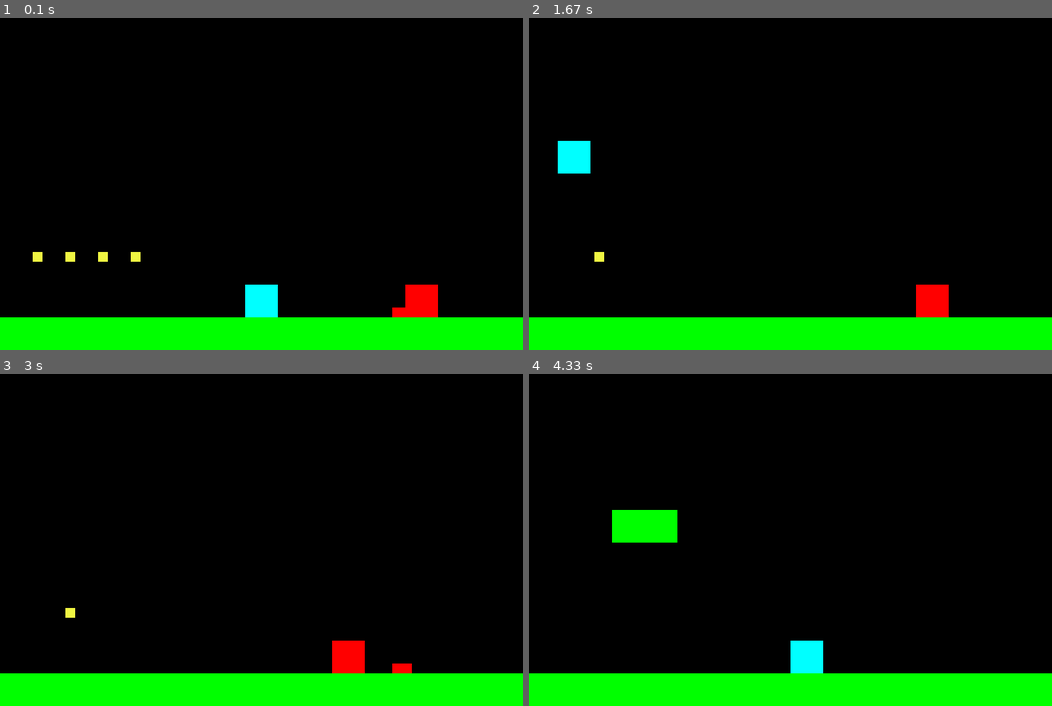
Above: before the commit, frames 1-4 (two rows, left to right).
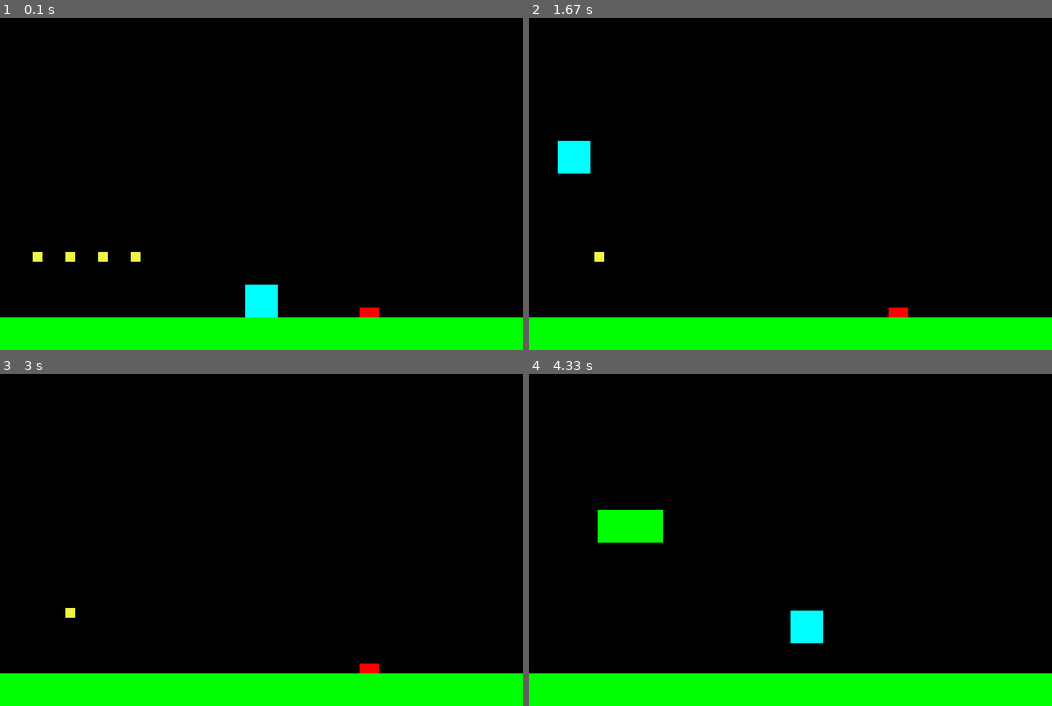
Above: after the commit, the same moments.

Repository: Rundumu/pygame-sonic-clone
Game: pygame game, started from main.py
The game is run twice, just before and just after one commit, with the same random seed, the same clock (stepped at 60 frames per second) and the same inputs.
Inputs:
- Up to frame 1 (0.1 s): no input
- Up to frame 2 (1.67 s): hold Left 0.33-0.87 s; hold Left 0.9-1.3 s; hold Up from 1.33 s (still down)
- Up to frame 3 (3 s): release Up at 1.7 s; hold Right 1.73-2.37 s; hold Left 2.4-2.87 s; hold Right from 2.9 s (still down)
- Up to frame 4 (4.33 s): release Right at 3.37 s; hold Right 3.73-4.2 s; hold Left from 4.23 s (still down)

The runs differ from the first frame. In frame 1, 0.8% of the frame differs, in the area x 68-84%, y 80-91%; in frame 2, 0.7%; in frame 3, 0.8%; in frame 4, 1.7%, in the area x 13-57%, y 40-91%.

Commit message:
started on enemy logic

Diff:
--- a/main.py
+++ b/main.py
@@ -61,12 +61,12 @@
 ramps.add(ramp)
 
 # spikes
-spike = Spike(600, HEIGHT - 65)
+spike = Spike(550, HEIGHT - 65)
 spikes = pygame.sprite.Group()
 spikes.add(spike)
 
 # enemies
-enemy = Enemies(600, HEIGHT - 100)
+enemy = Enemies(1200, HEIGHT - 100)
 enemies = pygame.sprite.Group()
 enemies.add(enemy)
 
@@ -210,8 +210,20 @@
 
     if clashes:
         for clash in clashes:
-            pass
-
+            if s.vel.y > 0 and s.rect.bottom > clash.rect.top and s.rect.bottom != ground.rect.top:
+                s.vel.y = 0
+                clash.vel = 0
+                s.rect.bottom = clash.rect.top
+                s.pos.y = s.rect.bottom
+                clash.kill()
+
+            if s.rect.left < clash.rect.right:
+                s.rect.left = (clash.rect.right + 30)
+                s.pos.x = s.rect.left
+                clash.vel = 0
+                RING_COUNT = 0
+                # TODO: study collisions with moving objects
+                print(RING_COUNT)
 
     camera.update(s)
 
--- a/sprites.py
+++ b/sprites.py
@@ -160,7 +160,7 @@
         self.rect = self.image.get_rect()
         self.rect.x = x
         self.rect.y = y
-        self.vel = 2
+        self.vel = 1
         self.start = (x - 100)
         self.end = (x + 100)
         self.path = [self.start, self.end]
